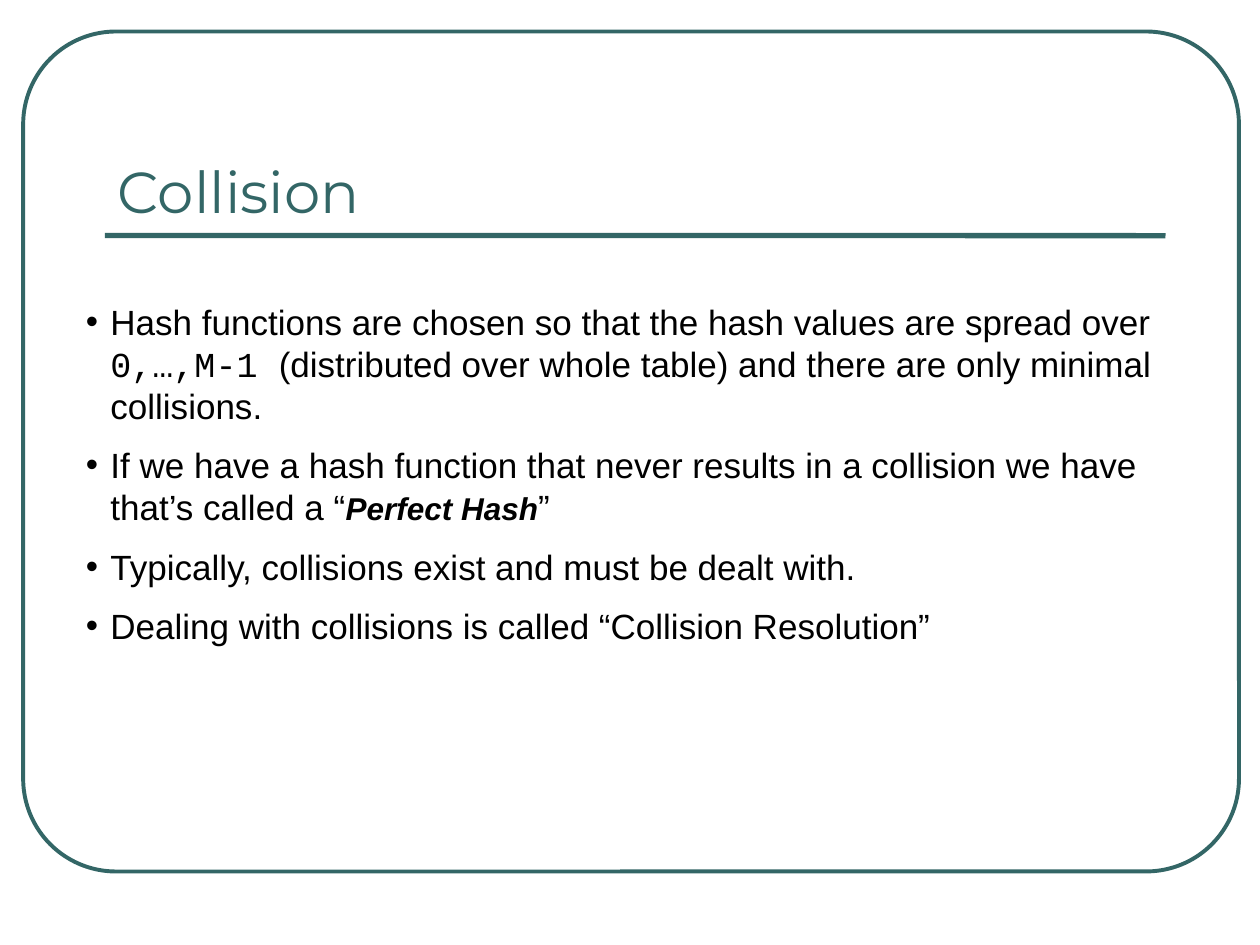
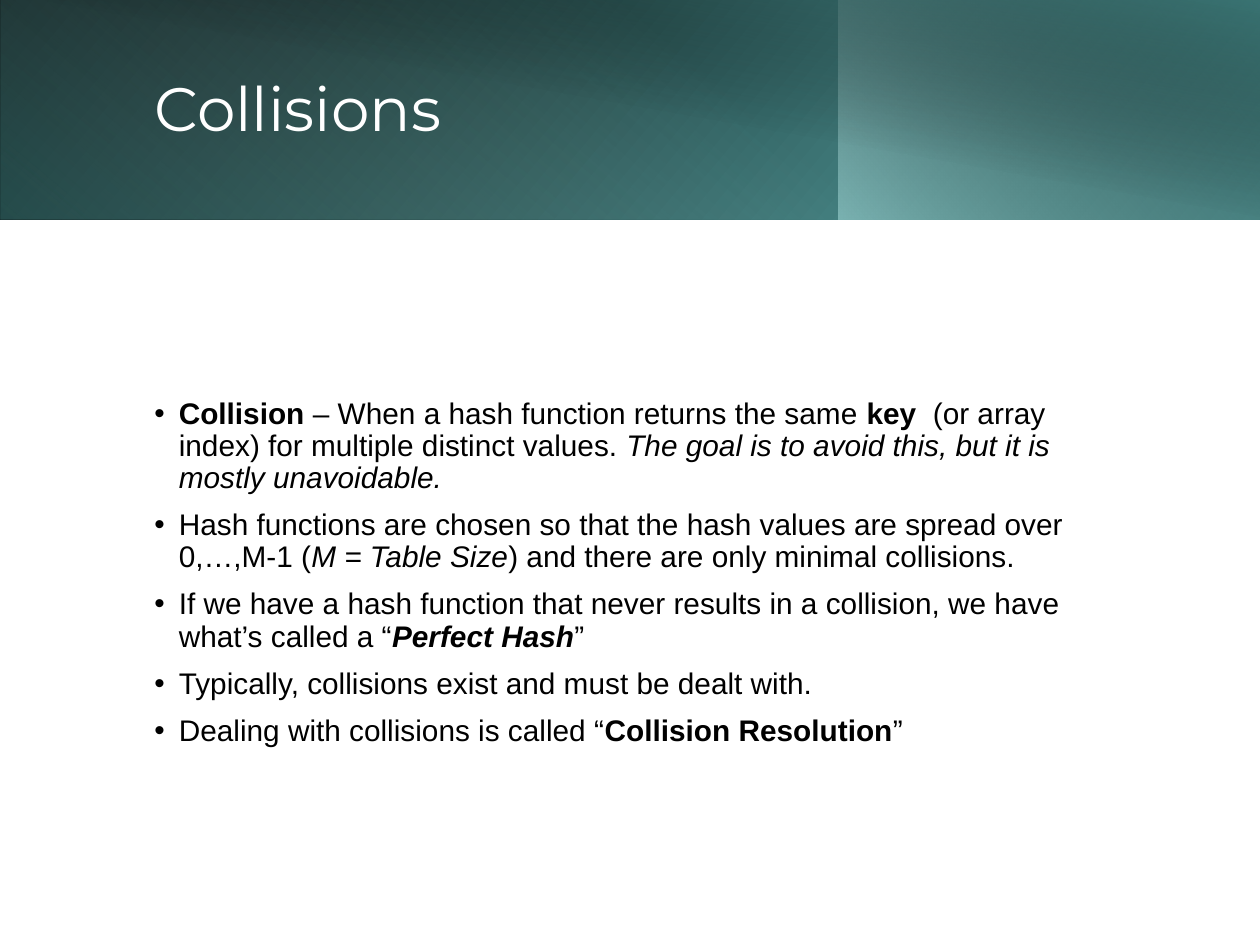
Before and after one commit to rugbyprof/3013-Algorithms, a slide deck: slide 26 of Lectures/07-Hashing/Hashing_Feb_16_2021.pptx (slide 25 before the commit). Drawn at 1260x945 pixels with LibreOffice and Linux fonts; fonts in the diff are those of the drawing. Boxes give left, top, right and bottom in pixels: in the first picture for what was removed or moved away, otherwise in the second. Text is boxed around its words. In the diff, an @@ line names an element or a change of style, - is before the commit and + after.

Commit message:
hash ppt

```diff
--- a/Lectures/07-Hashing/Hashing_Feb_16_2021.pptx
+++ b/Lectures/07-Hashing/Hashing_Feb_16_2021.pptx
@@ rectangle added at [0,0,1260,219], fill gradient #000000 to #5BB0AF @@
@@ rectangle added at [0,0,839,219], fill gradient #97CDCC to #3A7877 @@
@@ rectangle added at [48,0,1260,220], fill gradient #000000 to #3A7877 @@
@@ rectangle added at [839,0,1260,219], fill gradient #97CDCC to #000000 @@
@@ rounded rectangle removed at [23,32,1239,872] @@
@@ title "Collisions" at [154,85,441,132]: vertical alignment bottom to middle @@
@@ title at [154,85,441,132]: text changed; size 33 to 35 pt; text colour #336666 to #FFFFFF @@
-Collision
+Collisions
@@ line removed from (105, 236) to (1166, 236) @@
@@ text "Collision – When a hash ...": place and size @@
-text "Collision – When a hash ..." at [110,309,1151,646]
+text "Collision – When a hash ..." at [179,402,1063,746]
@@ text "Collision – When a hash ..." at [179,402,1063,746]: vertical alignment top to middle @@
@@ text at [179,402,1063,648]: text changed; size 20 to 17 pt @@
-• Hash functions are chosen so that the hash values are spread over
-  0,…,M-1 (distributed over whole table) and there are only minimal collisions.
-• If we have a hash function that never results in a collision we have that’s called a “Perfect Hash”
+• Collision – When a hash function returns the same key (or array index) for multiple distinct values. The goal is to avoid this, but it is mostly unavoidable.
+• Hash functions are chosen so that the hash values are spread over
+  0,…,M-1 (M = Table Size) and there are only minimal collisions.
+• If we have a hash function that never results in a collision, we have what’s called a “Perfect Hash”
@@ text at [179,672,903,746]: size 20 to 17 pt in "Typically, collisions exist and must be dealt ...", "Dealing with collisions is called “Collision Resolution”"; bold on in "“Collision Resolution”"; indent changed; line spacing 1 to 0.9; less space between paragraphs @@
```
Also in this commit, not shown: 23 other slides changed, 6 slides added, 5 slides removed, 5 other files.
